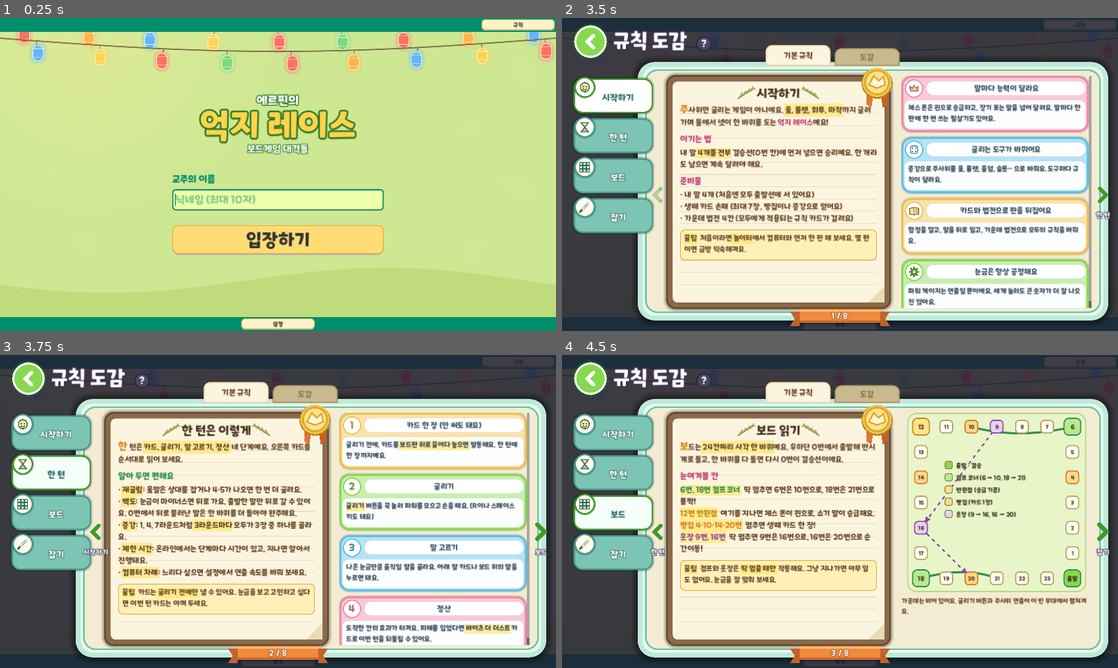
Above: before the commit, frames 1-4 (two rows, left to right).
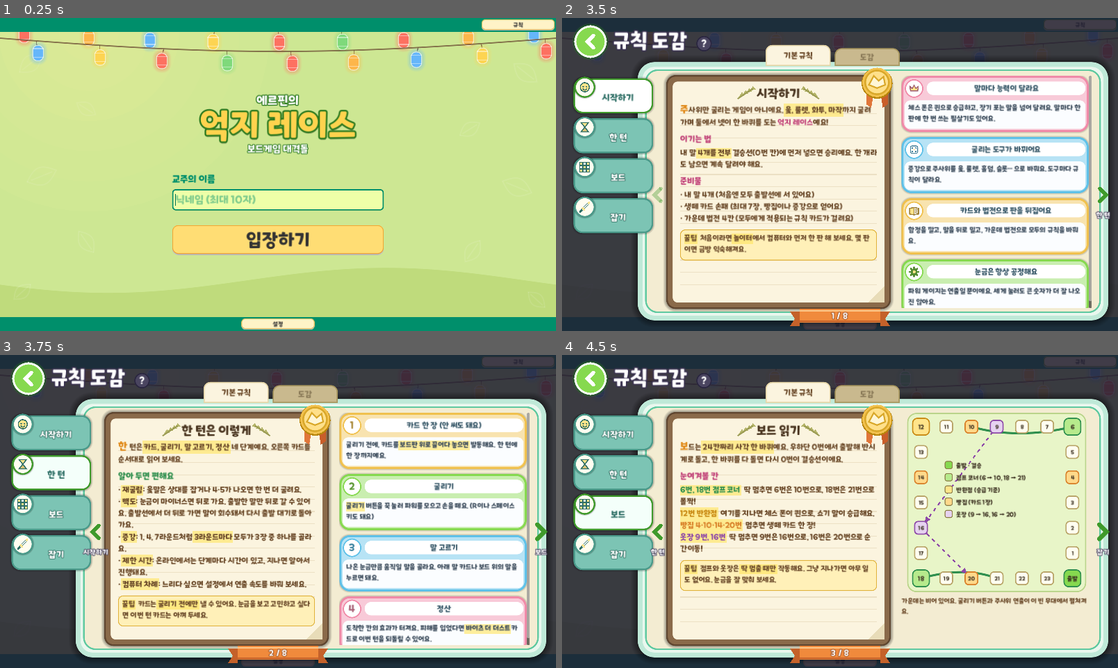
Above: after the commit, the same moments.

Repository: mayjohn66-cmd/TRG
Game: Godot game, scene res://scenes/start_menu.tscn
Same seed, same stepped clock (60 frames per second), same inputs: the game is played once before the commit and once after it.
Inputs (mouse positions are in pixels of both pictures, inside the frame that each line leads up to):
- Up to frame 1 (0.25 s): no input
- Up to frame 2 (3.5 s): click (840, 199) at 0.52 s; type "12" at 0.6 s; click "규칙" at 1.25 s; click "시작하기" at 2 s; click "시작하기" at 2.75 s
- Up to frame 3 (3.75 s): click (539, 533) at 3.5 s
- Up to frame 4 (4.5 s): click (1101, 533) at 4.25 s

Frames 1-2 are identical in both runs. In frame 3, 7.7% of the frame differs, in the area x 21-57%, y 49-87%; in frame 4, nothing differs.

Commit message:
출발선에서 뒤로 물러나는 말은 회수되어 출발 대기로 복귀 (역주행 제외)
Co-Authored-By: Claude Sonnet 5.5 <noreply@anthropic.com>
Claude-Session: https://claude.ai/code/session_01HvvTBBGdmqrXHkL2GAw3GJ

Diff:
--- a/core_engine/move_executor.gd
+++ b/core_engine/move_executor.gd
@@ -163,6 +163,14 @@
 	report.path.append(destination)
 	ctx.path_nodes.append(destination)
 	state.pawn_stepped.emit(mover.entity_id, from_tile, destination)
+	# 출발선(0번)에서 뒤로 물러나는 말은 한 바퀴를 거꾸로 도는 대신 회수되어 출발 대기로 돌아간다 (역주행 중에는 예외).
+	if is_first and not is_forward and from_tile == GameEnums.GOAL_TILE and state.movement_direction() > 0:
+		for member: PlayerPawn in mover.stack_members():
+			member.reset_to_start()
+		for member: PlayerPawn in mover.stack_members():
+			state.pawn_sent_to_start.emit(member.entity_id, mover.owner_id)
+		report.trapped = true
+		return StepOutcome.TRAPPED
 	_promote_pawns(state, mover, report)
 	if not is_last:
 		# 강아지: 빵집을 멈추지 않고 지나가기만 해도 카드 1장 (도착한 빵집은 _resolve_landing이 처리한다)
--- a/scenes/rulebook.gd
+++ b/scenes/rulebook.gd
@@ -517,7 +517,7 @@
 		"left": [
 			_note("한 턴은 [b]카드, 굴리기, 말 고르기, 정산[/b] 네 단계예요. 오른쪽 카드를 순서대로 읽어 보세요."),
 			_heading("알아 두면 편해요", GREEN),
-			_rich("· [b]재굴림[/b]: 윷말은 상대를 잡거나 4·5가 나오면 한 번 더 굴려요.\n· [b]빽도[/b]: 눈금이 마이너스면 뒤로 가요. 출발한 말만 뒤로 갈 수 있어요. 0번에서 뒤로 물러난 말은 한 바퀴를 더 돌아야 완주해요.\n· [b]증강[/b]: 1, 4, 7라운드처럼 [b]3라운드마다[ …(121 unchanged characters)…
+			_rich("· [b]재굴림[/b]: 윷말은 상대를 잡거나 4·5가 나오면 한 번 더 굴려요.\n· [b]빽도[/b]: 눈금이 마이너스면 뒤로 가요. 출발한 말만 뒤로 갈 수 있어요. 출발선에서 더 뒤로 가면 말이 회수돼서 다시 출발 대기로 돌아가요.\n· [b]증강[/b]: 1, 4, 7라운드처럼 [b]3라운드마다[ …(121 unchanged characters)…
 			_tip("카드는 [b]굴리기 전에만[/b] 낼 수 있어요. 눈금을 보고 고민하고 싶다면 이번 턴 카드는 아껴 두세요."),
 		],
 		"right": [
--- a/tests/test_move_executor.gd
+++ b/tests/test_move_executor.gd
@@ -76,32 +76,31 @@
 	check_eq(report.path, int_array([23, 0]), "경로")
 
 
-func test_retreating_from_start_blocks_finish_until_passing_start_again() -> void:
-	var state := make_state()
-	place(state, 11, 0, [], false)
+func test_retreating_from_start_line_recalls_the_pawn() -> void:
+	var state := make_state()
+	place(state, 11, 0, [])
+	var report: MoveReport = move(state, 11, -1)
+	var pawn: PlayerPawn = state.get_pawn(11)
+	check(report.trapped, "회수 처리")
+	check_eq(pawn.current_tile_idx, 0, "출발선에 머문다")
+	check(not pawn.has_left_start and not pawn.retreated_run, "출발 대기 상태로 돌아간다")
+	check(not state.hurt_players.has(1), "스스로 물러난 것이라 피해 기록은 남기지 않는다")
+
+
+func test_retreated_run_pawn_must_pass_start_again_to_finish() -> void:
+	var state := make_state()
+	state.reverse_move_rounds_left = 1
+	place(state, 11, 0, [])
 	move(state, 11, -1)
 	var pawn: PlayerPawn = state.get_pawn(11)
-	check_eq(pawn.current_tile_idx, 23, "출발선에서 23번으로 후퇴")
-	check(pawn.retreated_run, "후퇴 표시")
-	var first: MoveReport = move(state, 11, 1)
-	check(not first.finished and not pawn.is_finished, "후퇴한 말은 0번에 닿아도 완주하지 못한다")
-	check_eq(pawn.current_tile_idx, 0, "0번에 멈춤")
-	var second: MoveReport = move(state, 11, 3)
-	check(not pawn.retreated_run, "0번을 지나가면 표시가 풀린다")
-	check_eq(pawn.current_tile_idx, 3, "그대로 한 바퀴를 더 돈다")
+	check(pawn.retreated_run and pawn.current_tile_idx == 23, "역주행 중 후퇴는 23번")
+	state.reverse_move_rounds_left = 0
+	var report: MoveReport = move(state, 11, 4)
+	check(not report.finished and not pawn.is_finished, "후퇴한 말은 0번을 넘어가도 완주가 아니다")
+	check_eq(pawn.current_tile_idx, 3, "0번을 지나 3번")
+	check(not pawn.retreated_run, "통과로 표시 해제")
 	place(state, 11, 22, [21])
-	var third: MoveReport = move(state, 11, 5)
-	check(third.finished, "한 바퀴 뒤에는 정상 완주")
-
-
-func test_retreated_pawn_passes_goal_without_finishing_in_one_move() -> void:
-	var state := make_state()
-	place(state, 11, 0, [], false)
-	move(state, 11, -1)
-	var report: MoveReport = move(state, 11, 4)
-	check(not report.finished, "후퇴한 말은 한 번에 넘어가도 완주 아님")
-	check_eq(state.get_pawn(11).current_tile_idx, 3, "0번을 지나 3번")
-	check(not state.get_pawn(11).retreated_run, "통과로 표시 해제")
+	check(move(state, 11, 5).finished, "한 바퀴 뒤에는 정상 완주")
 
 
 func test_reverse_run_lets_retreated_pawn_finish() -> void:
--- a/tests/test_rules_and_cards.gd
+++ b/tests/test_rules_and_cards.gd
@@ -278,8 +278,9 @@
 	var card: BaseCard = CardRegistry.get_card(&"ACT_04")
 	place(state, 11, 0, [], false)
 	check(not card.can_play(state, 1, {"pawn_id": 11}), "후퇴 전에는 사용 불가")
+	state.reverse_move_rounds_left = 1  # 일반 후퇴는 회수되므로 23번 후퇴는 역주행 중에만 생긴다
 	var report: MoveReport = move(state, 11, -1)
-	check_eq(report.path, int_array([23]), "0번에서 후퇴하면 23번")
+	check_eq(report.path, int_array([23]), "역주행 중 0번에서 후퇴하면 23번")
 	check(card.can_play(state, 1, {"pawn_id": 11}), "23번 도착 직후 발동 가능")
 	check(not card.can_play(state, 2, {"pawn_id": 11}), "남의 말에는 사용 불가")
 	exec(state, card.create_command(state, 1, {"pawn_id": 11}))
--- a/tests/test_turn_manager.gd
+++ b/tests/test_turn_manager.gd
@@ -435,8 +435,9 @@
 func test_act_04_finishes_a_pawn_that_backed_off_to_the_last_tile() -> void:
 	var manager: TurnManager = _new_manager()
 	manager.state.give_card(1, &"ACT_04")
+	manager.state.reverse_move_rounds_left = 3  # 23번 후퇴는 역주행 중에만 가능 (일반 후퇴는 회수)
 	place(manager.state, 11, 0, [])  # 출발한 적 있는 말이 0번까지 돌아온 상태 (출발 전 말은 후퇴를 고를 수 없다)
-	_set_tool(manager, 1, ScriptedTool.new([-1]))
+	_set_tool(manager, 1, ScriptedTool.new([1]))
 	_do(manager, 1, &"proceed")
 	_do(manager, 1, &"roll")
 	check_eq(manager.current_state, Phase.PHASE_SELECT_PAWN, "굴림 뒤 개입 창 없음")
Not shown, changed: docs/EDGE_CASE_SPEC.md
Not shown, changed: docs/GDD_TDD_Master.md
